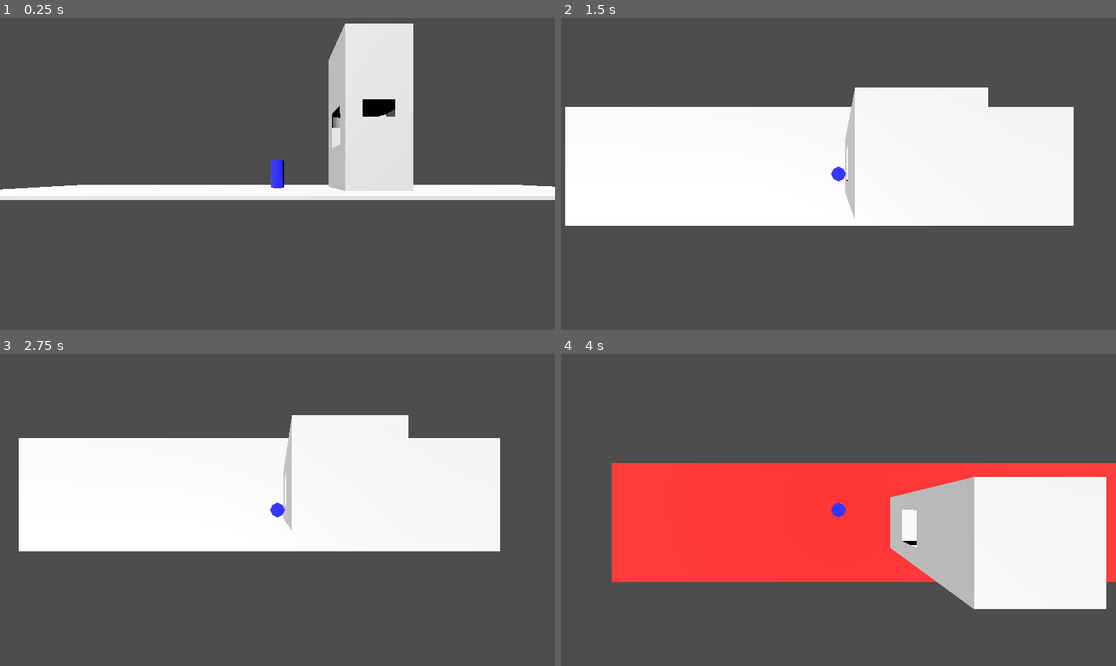
Above: before the commit, frames 1-4 (two rows, left to right).
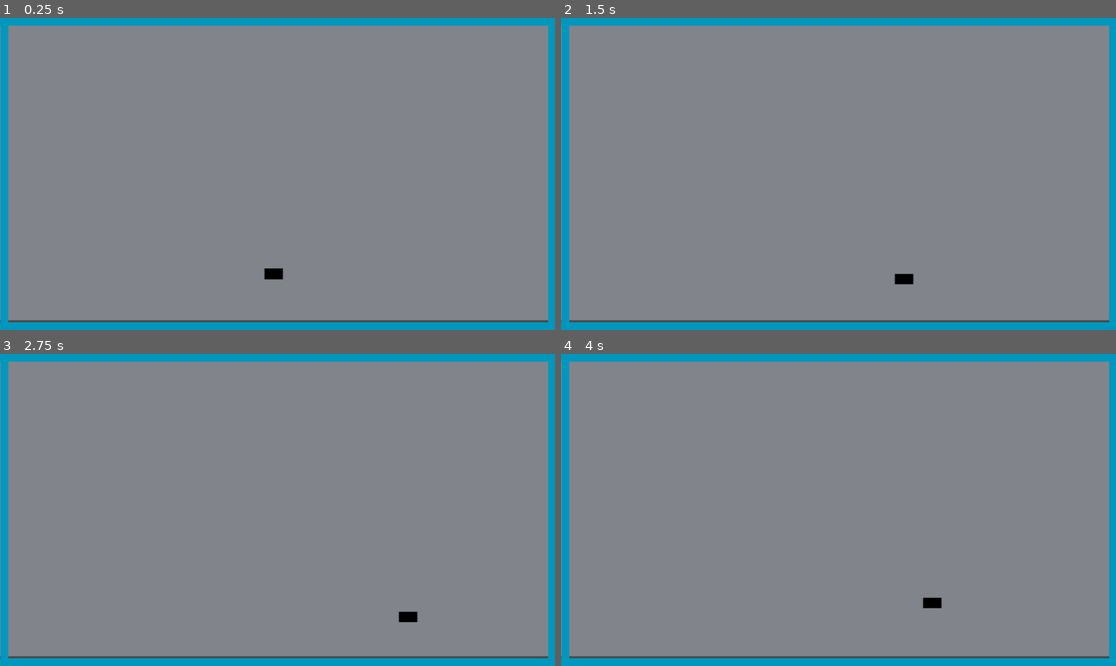
Above: after the commit, the same moments.

Repository: UTSC-game-dev-club/ColourCastle
Game: Godot game, scene res://scenes/test_level.tscn
Two runs of this game, one before a commit and one after it. Both use one fixed random seed, a clock stepped at 60 frames per second and the inputs below. Before the commit the project starts from res://scenes/game.tscn.
Inputs:
- Up to frame 1 (0.25 s): no input
- Up to frame 2 (1.5 s): hold D (right) 0.53-1.28 s; tap K (camera_toggle) at 0.6 s; tap Space (jump) at 0.77, 0.8, 1.07, 1.35 s; hold S (down) from 1.28 s (still down)
- Up to frame 3 (2.75 s): tap Space (jump) at 1.52, 1.82, 2.3 s; tap K (camera_toggle) at 1.55, 2.1 s; release S (down) at 2.03 s; hold D (right) from 2.03 s (still down)
- Up to frame 4 (4 s): release D (right) at 2.78 s; hold W (up) 2.78-3.53 s; tap L (change_color) at 2.85 s; tap Space (jump) at 3.02, 3.32, 3.77, 3.8 s; tap K (camera_toggle) at 3.05, 3.6 s; hold A (left) from 3.53 s (still down)

The runs differ from the first frame. In frame 1, 99% of the frame differs, in the area x 0-100%, y 0-100%; in frame 2, 99%; in frame 3, 99%; in frame 4, 99%.

Commit message:
sidescroller working

Diff:
--- a/project.godot
+++ b/project.godot
@@ -11,7 +11,7 @@
 [application]
 
 config/name="ColourCastle"
-run/main_scene="uid://d30g045obom5o"
+run/main_scene="uid://dcmxrolv76w6h"
 config/features=PackedStringArray("4.6", "Forward Plus")
 config/icon="res://icon.svg"
 
@@ -61,7 +61,6 @@
 [physics]
 
 3d/physics_engine="Jolt Physics"
-3d/default_gravity=30.0
 
 [rendering]
 
--- /dev/null
+++ b/scenes/Player.tscn
@@ -0,0 +1,20 @@
+[gd_scene format=3 uid="uid://cvfl046lxgtlo"]
+
+[ext_resource type="Script" uid="uid://dhmcvuwila2rt" path="res://scripts/player.gd" id="1_p0vlq"]
+
+[sub_resource type="StandardMaterial3D" id="StandardMaterial3D_b3a34"]
+albedo_color = Color(0, 0, 0, 1)
+
+[sub_resource type="BoxShape3D" id="BoxShape3D_b3a34"]
+
+[node name="AlexYardley" type="CharacterBody3D" unique_id=1548424580]
+script = ExtResource("1_p0vlq")
+speed = 5.0
+jump_velocity = 30.0
+metadata/_custom_type_script = "uid://dhmcvuwila2rt"
+
+[node name="CSGBox3D" type="CSGBox3D" parent="." unique_id=397773499]
+material = SubResource("StandardMaterial3D_b3a34")
+
+[node name="CollisionShape3D" type="CollisionShape3D" parent="." unique_id=465741825]
+shape = SubResource("BoxShape3D_b3a34")
--- a/scenes/game.tscn
+++ /dev/null
@@ -1,43 +0,0 @@
-[gd_scene format=3 uid="uid://d30g045obom5o"]
-
-[ext_resource type="Script" uid="uid://db7fxboq0nndm" path="res://scripts/game.gd" id="1_lnu2h"]
-[ext_resource type="PackedScene" uid="uid://diivsiofqbgon" path="res://scenes/player.tscn" id="1_uwrxv"]
-[ext_resource type="Script" uid="uid://b34rpdxdd8m23" path="res://scripts/camera_3d.gd" id="2_yqjtg"]
-
-[node name="Game" type="Node3D" unique_id=1829359522 node_paths=PackedStringArray("ground")]
-script = ExtResource("1_lnu2h")
-ground = NodePath("Ground")
-metadata/_custom_type_script = "uid://db7fxboq0nndm"
-
-[node name="Ground" type="CSGBox3D" parent="." unique_id=978694701]
-use_collision = true
-size = Vector3(200, 1, 47)
-
-[node name="CSGBox3D2" type="CSGBox3D" parent="." unique_id=1210543880]
-transform = Transform3D(1, 0, 0, 0, 1, 0, 0, 0, 1, 20, 25, 0)
-use_collision = true
-size = Vector3(20, 50, 20)
-
-[node name="CSGCylinder3D" type="CSGCylinder3D" parent="CSGBox3D2" unique_id=1423325648]
-operation = 2
-radius = 12.0
-height = 5.0
-
-[node name="CSGBox3D" type="CSGBox3D" parent="CSGBox3D2" unique_id=258384382]
-transform = Transform3D(1, 0, 0, 0, 1, 0, 0, 0, 1, 0, -5, 0)
-operation = 2
-size = Vector3(20, 10, 10)
-
-[node name="DirectionalLight3D" type="DirectionalLight3D" parent="." unique_id=1423418712]
-transform = Transform3D(0.21090406, -0.9038206, -0.3723277, 0.6829376, -0.13627452, 0.7176529, -0.6993681, -0.40563253, 0.5885123, -5, 125, -80)
-light_energy = 4.41
-
-[node name="Player" parent="." unique_id=2096985503 node_paths=PackedStringArray("camera") instance=ExtResource("1_uwrxv")]
-transform = Transform3D(5, 0, 0, 0, 5, 0, 0, 0, 5, -10, 5, -5)
-camera = NodePath("Camera3D")
-
-[node name="Camera3D" type="Camera3D" parent="Player" unique_id=963230371]
-transform = Transform3D(1, 0, 0, 0, 1, 0, 0, 0, 1, 0, 0, 15)
-current = true
-script = ExtResource("2_yqjtg")
-player_distance = 15.0
--- a/scenes/player.tscn
+++ /dev/null
@@ -1,18 +0,0 @@
-[gd_scene format=3 uid="uid://diivsiofqbgon"]
-
-[ext_resource type="Script" uid="uid://dhmcvuwila2rt" path="res://scripts/player.gd" id="1_3vyb7"]
-
-[sub_resource type="CylinderShape3D" id="CylinderShape3D_u8vuu"]
-
-[node name="AlexYardley" type="CharacterBody3D" unique_id=2096985503 node_paths=PackedStringArray("collision_shape", "CSG_shape")]
-transform = Transform3D(5, 0, 0, 0, 5, 0, 0, 0, 5, 0, 0, 0)
-script = ExtResource("1_3vyb7")
-speed = 40.0
-jump_velocity = 20.0
-collision_shape = NodePath("CollisionShape3D")
-CSG_shape = NodePath("CSGCylinder3D")
-
-[node name="CollisionShape3D" type="CollisionShape3D" parent="." unique_id=364131349]
-shape = SubResource("CylinderShape3D_u8vuu")
-
-[node name="CSGCylinder3D" type="CSGCylinder3D" parent="." unique_id=795247132]
--- /dev/null
+++ b/scenes/test_level.tscn
@@ -0,0 +1,94 @@
+[gd_scene format=3 uid="uid://dcmxrolv76w6h"]
+
+[ext_resource type="PackedScene" uid="uid://cvfl046lxgtlo" path="res://scenes/Player.tscn" id="1_w7t1t"]
+
+[sub_resource type="Environment" id="Environment_w7t1t"]
+ambient_light_source = 2
+ambient_light_color = Color(0.937243, 0.95971376, 0.99999994, 1)
+
+[sub_resource type="ViewportTexture" id="ViewportTexture_2a6eu"]
+viewport_path = NodePath("SubViewport")
+
+[node name="TestLevel" type="Node3D" unique_id=539423909]
+
+[node name="WorldEnvironment" type="WorldEnvironment" parent="." unique_id=1416758561]
+environment = SubResource("Environment_w7t1t")
+
+[node name="SpotLight3D" type="SpotLight3D" parent="." unique_id=634806537]
+visible = false
+light_color = Color(0, 1, 1, 1)
+
+[node name="Floor" type="CSGBox3D" parent="." unique_id=357945117]
+transform = Transform3D(1, 0, 0, 0, 1, 0, 0, 0, 1, 0, -0.0050001144, 0)
+use_collision = true
+size = Vector3(100, 0.1, 20)
+
+[node name="WallBack" type="CSGBox3D" parent="." unique_id=1529643410]
+transform = Transform3D(1, 0, 0, 0, 1, 0, 0, 0, 1, 0, 15, 9.995)
+use_collision = true
+size = Vector3(100, 30, 0.01)
+
+[node name="Player" parent="." unique_id=1548424580 instance=ExtResource("1_w7t1t")]
+transform = Transform3D(1, 0, 0, 0, 0.99991727, -0.012862721, 0, 0.012862721, 0.99991727, 0.19189453, 4.7423096, 5)
+jump_velocity = 10.0
+
+[node name="SubViewport" type="SubViewport" parent="." unique_id=950624289]
+render_target_update_mode = 4
+
+[node name="Camera3D" type="Camera3D" parent="SubViewport" unique_id=186107188]
+transform = Transform3D(-1, 0, 8.742278e-08, 0, 1, 0, -8.742278e-08, 0, -1, 0, 14.027619, -68.68958)
+projection = 1
+fov = 59.2
+size = 30.0
+far = 4005.11
+
+[node name="Node2D" type="Control" parent="." unique_id=1638656339]
+layout_mode = 3
+anchors_preset = 15
+anchor_right = 1.0
+anchor_bottom = 1.0
+grow_horizontal = 2
+grow_vertical = 2
+
+[node name="Panel" type="Panel" parent="Node2D" unique_id=137033280]
+clip_contents = true
+layout_mode = 0
+offset_right = 1152.0
+offset_bottom = 648.0
+
+[node name="TextureRect" type="TextureRect" parent="Node2D/Panel" unique_id=1789258788]
+layout_mode = 1
+anchors_preset = 15
+anchor_right = 1.0
+anchor_bottom = 1.0
+grow_horizontal = 2
+grow_vertical = 2
+texture = SubResource("ViewportTexture_2a6eu")
+
+[node name="ColorRect" type="ColorRect" parent="Node2D" unique_id=351225547]
+layout_mode = 0
+offset_left = 1.0
+offset_top = 1.0
+offset_right = 17.0
+offset_bottom = 649.0
+color = Color(2.2140146e-06, 0.5908042, 0.7447585, 1)
+
+[node name="ColorRect2" type="ColorRect" parent="Node2D" unique_id=1338835524]
+layout_mode = 0
+offset_left = 1138.0
+offset_right = 1154.0
+offset_bottom = 648.0
+color = Color(0, 0.5921569, 0.74509805, 1)
+
+[node name="ColorRect3" type="ColorRect" parent="Node2D" unique_id=1932447902]
+layout_mode = 0
+offset_top = 632.0
+offset_right = 1152.0
+offset_bottom = 648.0
+color = Color(0, 0.5921569, 0.74509805, 1)
+
+[node name="ColorRect4" type="ColorRect" parent="Node2D" unique_id=1215617100]
+layout_mode = 0
+offset_right = 1152.0
+offset_bottom = 16.0
+color = Color(0, 0.5921569, 0.74509805, 1)
--- a/scripts/camera_3d.gd
+++ b/scripts/camera_3d.gd
@@ -1,13 +1,13 @@
 extends Camera3D
 
-class_name PlayerCamera
+func _ready() -> void:
 
-@export var player_distance: float
+	# Set to Orthogonal
+	projection = Camera3D.PROJECTION_ORTHOGONAL
 
-func set_topdown() -> void:
-	position = Vector3(0, player_distance, 0)
-	rotation = Vector3(3 * PI / 2, 0, 0)
+	# Set the size (vertical units visible)
+	size = 10.0
 
-func set_sidescroller() -> void:
-	position = Vector3(0, 0, player_distance)
-	rotation = Vector3(0, 0, 0)
+	# Optional: Adjust far/near planes
+	far = 100.0
+	near = 0.1
--- a/scripts/player.gd
+++ b/scripts/player.gd
@@ -5,36 +5,24 @@
 @export_group("")
 @export var speed: float
 @export var jump_velocity: float
-var is_side_scroller: bool = true # true means start as sidescroller
-
-@export_group("fixed")
-@export var camera: PlayerCamera
-@export var collision_shape: CollisionShape3D
-@export var CSG_shape: CSGShape3D
+@onready var is_side_scroller: bool = true # true means start as sidescroller
 
 @onready var gravity: float = ProjectSettings.get_setting(&"physics/3d/default_gravity")
 
 func _ready() -> void:
-	assert(camera)
-	assert(collision_shape)
-	assert(CSG_shape)
-
-	ColorManager.set_color(CSG_shape, Enums.ColorEnum.BLUE)
+	pass
 
 func handle_input_sidescroller() -> void:
 	velocity.x = 0
 	velocity.z = 0
 	if Input.is_action_pressed("left"):
-		velocity.x -= speed
+		velocity.x = speed
 	elif Input.is_action_pressed("right"):
-		velocity.x += speed
+		velocity.x = -speed
 
 	if Input.is_action_just_pressed("jump") and is_on_floor():
 		velocity.y = jump_velocity
 
-	if Input.is_action_just_pressed("camera_toggle"):
-		camera.set_topdown()
-		is_side_scroller = !is_side_scroller
 
 func handle_input_topdown() -> void:
 	velocity.x = 0
@@ -44,12 +32,9 @@
 	velocity.x = direction.x * speed
 	velocity.z = direction.y * speed
 
-	if Input.is_action_just_pressed("jump") and is_on_floor():
-		velocity.y = jump_velocity
-
-	if Input.is_action_just_pressed("camera_toggle"):
-		camera.set_sidescroller()
-		is_side_scroller = !is_side_scroller
+	#if Input.is_action_just_pressed("camera_toggle"):
+		#camera.set_sidescroller()
+		#is_side_scroller = !is_side_scroller
 
 func _physics_process(delta: float) -> void:
 
--- /dev/null
+++ b/scripts/room_builder.gd
@@ -0,0 +1,175 @@
+# (AI GENERAETED CLASS)
+# genuinely just builds the basics of the room for you, that is, a rectangular
+# prism.
+#
+
+@tool
+extends Node
+
+class_name RoomBuilder
+
+@export var room_size: Vector3 = Vector3(8.0, 4.0, 6.0):
+	set(value):
+		room_size = Vector3(
+			max(value.x, 0.01),
+			max(value.y, 0.01),
+			max(value.z, 0.01)
+		)
+		_rebuild()
+
+@export var wall_thickness: float = 0.2:
+	set(value):
+		wall_thickness = max(value, 0.01)
+		_rebuild()
+
+@export var generate_floor: bool = true:
+	set(value):
+		generate_floor = value
+		_rebuild()
+
+@export var generate_ceiling: bool = true:
+	set(value):
+		generate_ceiling = value
+		_rebuild()
+
+@export var centered_on_origin: bool = true:
+	set(value):
+		centered_on_origin = value
+		_rebuild()
+
+func _ready() -> void:
+	if Engine.is_editor_hint():
+		_rebuild()
+
+func _notification(what: int) -> void:
+	if what == NOTIFICATION_ENTER_TREE and Engine.is_editor_hint():
+		call_deferred("_rebuild")
+
+func _rebuild() -> void:
+	if not Engine.is_editor_hint():
+		return
+
+	if not is_inside_tree():
+		return
+
+	var room_root: Node3D = _get_room_root()
+	if room_root == null:
+		return
+
+	var geometry_root: Node3D = _get_geometry_root(room_root)
+
+	_update_floor(geometry_root)
+	_update_ceiling(geometry_root)
+	_update_left_wall(geometry_root)
+	_update_right_wall(geometry_root)
+	_update_back_wall(geometry_root)
+	_update_front_wall(geometry_root)
+
+func _get_room_root() -> Node3D:
+	return get_parent() as Node3D
+
+func _get_geometry_root(room_root: Node3D) -> Node3D:
+	var geometry_root: Node3D = room_root.get_node_or_null("GeneratedGeometry") as Node3D
+
+	if geometry_root == null:
+		geometry_root = Node3D.new()
+		geometry_root.name = "GeneratedGeometry"
+		room_root.add_child(geometry_root)
+		geometry_root.owner = get_tree().edited_scene_root
+
+	return geometry_root
+
+func _get_or_create_box(parent: Node3D, node_name: String) -> CSGBox3D:
+	var box: CSGBox3D = parent.get_node_or_null(node_name) as CSGBox3D
+
+	if box == null:
+		box = CSGBox3D.new()
+		box.name = node_name
+		parent.add_child(box)
+		box.owner = get_tree().edited_scene_root
+
+	return box
+
+func _remove_if_exists(parent: Node3D, node_name: String) -> void:
+	var node: Node = parent.get_node_or_null(node_name)
+	if node != null:
+		node.queue_free()
+
+func _get_y_center() -> float:
+	if centered_on_origin:
+		return 0.0
+	return room_size.y / 2.0
+
+func _update_floor(geometry_root: Node3D) -> void:
+	if not generate_floor:
+		_remove_if_exists(geometry_root, "Floor")
+		return
+
+	var box: CSGBox3D = _get_or_create_box(geometry_root, "Floor")
+	var y_center: float = _get_y_center()
+
+	box.size = Vector3(room_size.x, wall_thickness, room_size.z)
+	box.position = Vector3(
+		0.0,
+		y_center - room_size.y / 2.0 - wall_thickness / 2.0,
+		0.0
+	)
+
+func _update_ceiling(geometry_root: Node3D) -> void:
+	if not generate_ceiling:
+		_remove_if_exists(geometry_root, "Ceiling")
+		return
+
+	var box: CSGBox3D = _get_or_create_box(geometry_root, "Ceiling")
+	var y_center: float = _get_y_center()
+
+	box.size = Vector3(room_size.x, wall_thickness, room_size.z)
+	box.position = Vector3(
+		0.0,
+		y_center + room_size.y / 2.0 + wall_thickness / 2.0,
+		0.0
+	)
+
+func _update_left_wall(geometry_root: Node3D) -> void:
+	var box: CSGBox3D = _get_or_create_box(geometry_root, "WallLeft")
+	var y_center: float = _get_y_center()
+
+	box.size = Vector3(wall_thickness, room_size.y, room_size.z)
+	box.position = Vector3(
+		-room_size.x / 2.0 - wall_thickness / 2.0,
+		y_center,
+		0.0
+	)
+
+func _update_right_wall(geometry_root: Node3D) -> void:
+	var box: CSGBox3D = _get_or_create_box(geometry_root, "WallRight")
+	var y_center: float = _get_y_center()
+
+	box.size = Vector3(wall_thickness, room_size.y, room_size.z)
+	box.position = Vector3(
+		room_size.x / 2.0 + wall_thickness / 2.0,
+		y_center,
+		0.0
+	)
+
+func _update_back_wall(geometry_root: Node3D) -> void:
+	var box: CSGBox3D = _get_or_create_box(geometry_root, "WallBack")
+	var y_center: float = _get_y_center()
+
+	box.size = Vector3(room_size.x, room_size.y, wall_thickness)
+	box.position = Vector3(
+		0.0,
+		y_center,
+		-room_size.z / 2.0 - wall_thickness / 2.0
+	)
+
+func _update_front_wall(geometry_root: Node3D) -> void:
+	var box: CSGBox3D = _get_or_create_box(geometry_root, "WallFront")
+	var y_center: float = _get_y_center()
+
+	box.size = Vector3(room_size.x, room_size.y, wall_thickness)
+	box.position = Vector3(
+		0.0,
+		y_center,
+		room_size.z / 2.0 + wall_thickness / 2.0
+	)
Renamed: scripts/autoloads/color_manager.gd -> scripts/autoloads/colour state.gd
Renamed: scripts/autoloads/color_manager.gd.uid -> scripts/autoloads/colour state.gd.uid
Not shown, changed: scripts/camera_3d.gd.uid
Not shown, added: scripts/room_builder.gd.uid
